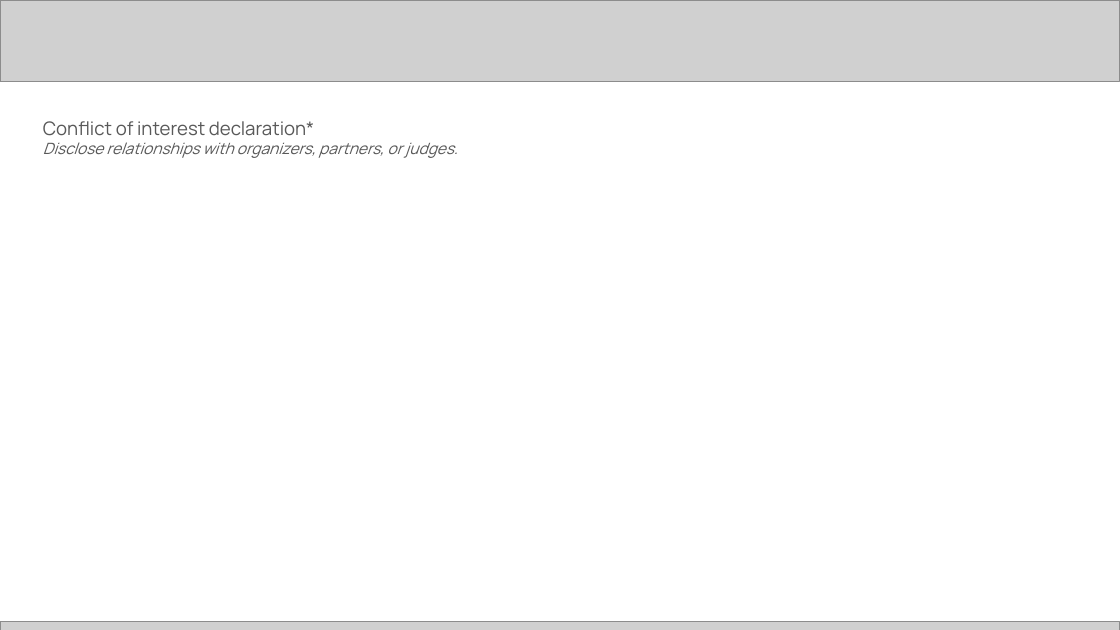
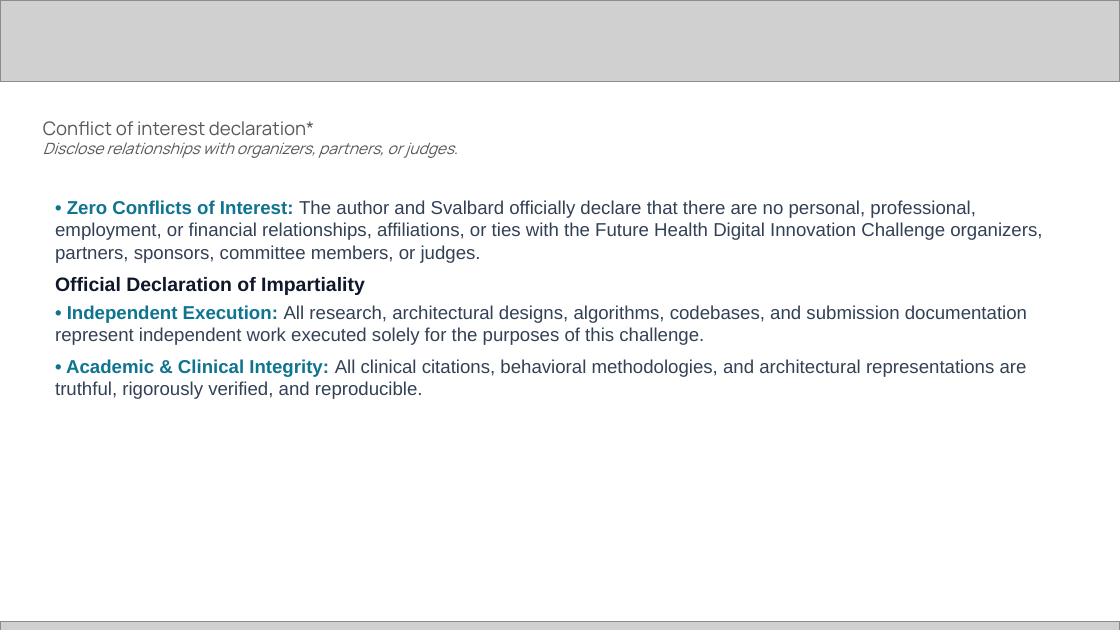
Before and after one commit to chiraghs/Neuro-Kinetic-Behavioral-Health-System, a slide deck: slide 14 of [PUB] Future Health Digital Innovation Challenge | Submission Template.pptx. Drawn at 1120x630 pixels with LibreOffice and Linux fonts; fonts in the diff are those of the drawing; grey boxes stand for pictures. Boxes give left, top, right and bottom in pixels: in the first picture for what was removed or moved away, otherwise in the second. Text is boxed around its words. In the diff, an @@ line names an element or a change of style, - is before the commit and + after.

Commit message:
Populate all 16 slides of challenge pitch deck for Challenge 09

```diff
--- a/[PUB] Future Health Digital Innovation Challenge | Submission Template.pptx
+++ b/[PUB] Future Health Digital Innovation Challenge | Submission Template.pptx
@@ text added at (55,200,1042,399), 12 pt, text #334155 @@
+• Zero Conflicts of Interest: The author and Svalbard officially declare that there are no personal, professional, employment, or financial relationships, affiliations, or ties with the Future Health Digital Innovation Challenge organizers, partners, sponsors, committee members, or judges.
+Official Declaration of Impartiality
+• Independent Execution: All research, architectural designs, algorithms, codebases, and submission documentation represent independent work executed solely for the purposes of this challenge.
+• Academic & Clinical Integrity: All clinical citations, behavioral methodologies, and architectural representations are truthful, rigorously verified, and reproducible.
```
Also in this commit, not shown: 13 other slides changed, 2 slides added, 2 slides removed, 1 other file.
